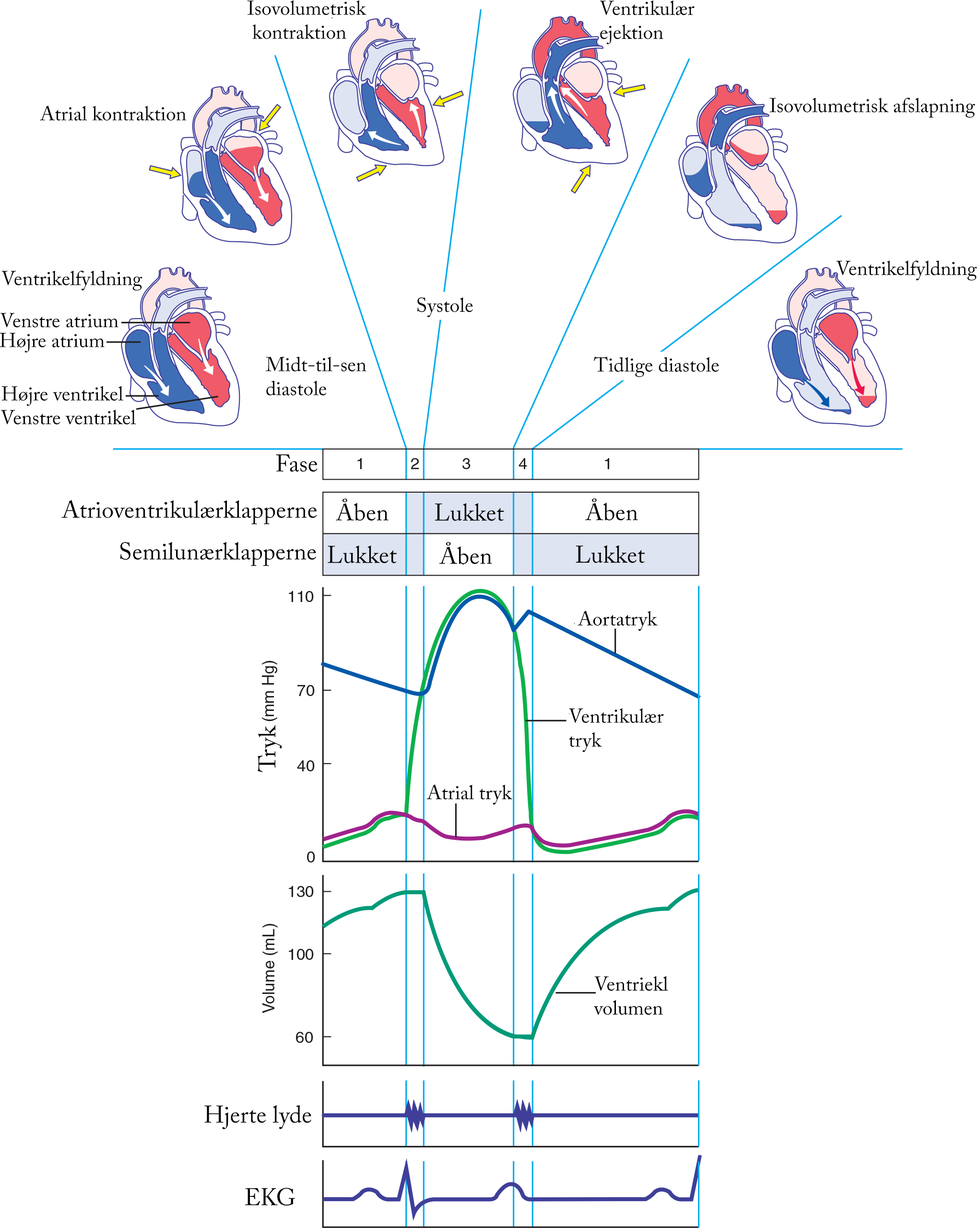
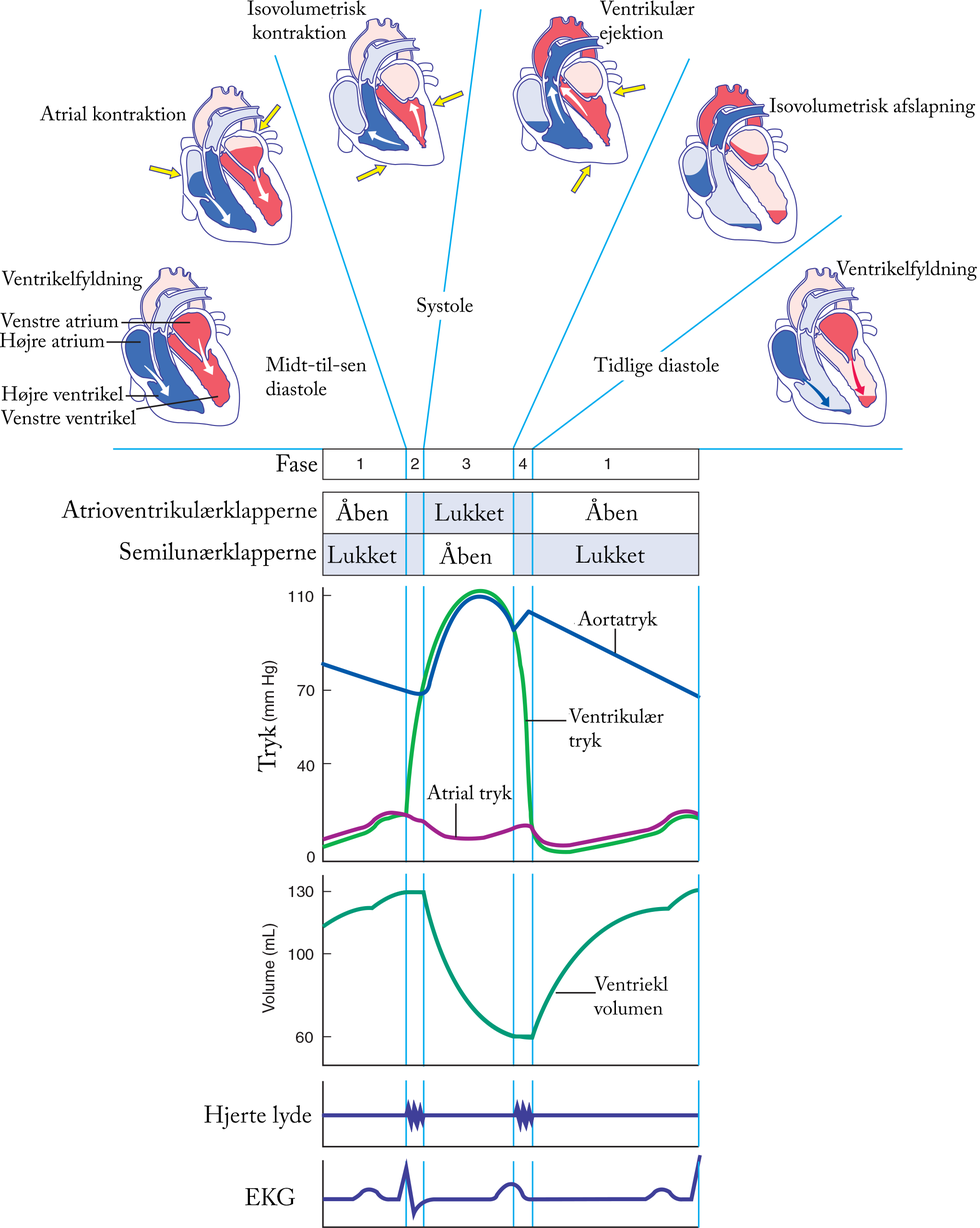
Before/after of a 980x1228 layered artwork. What changed in the layer stack:
hid "Background" over [0, 0, 978, 1123]
